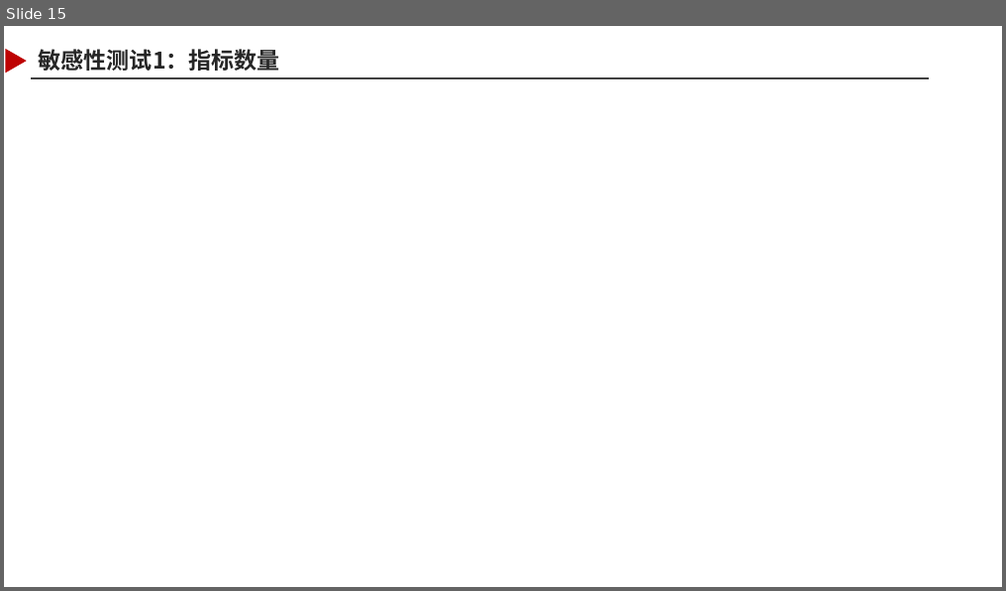
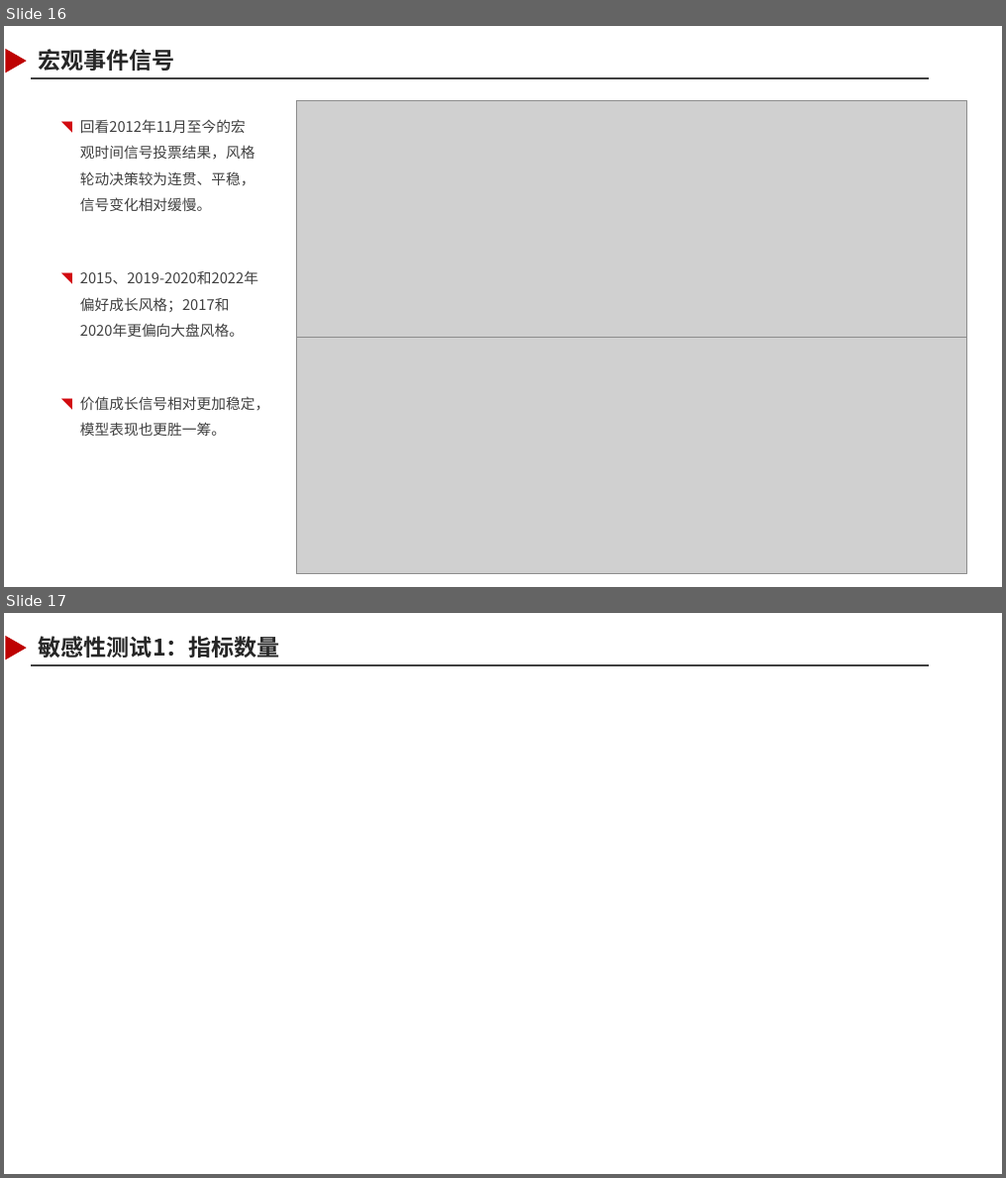
Before and after one commit to Fredy518/macroStrategy, a slide deck: 基金专题报告_ETF系列报告（三）：宏观风格轮动模型_吴皓.pptx. Shown one above the other, each under a label of ours: slide 15 before the commit, slides 16 and 17 after it. The pictures are 1006x591 and 1006x1178 pixels, drawn with LibreOffice and Linux fonts; fonts in the diff are those of the drawing; grey boxes stand for pictures; background and template pictures are left out. Boxes give left, top, right and bottom in pixels: in the first picture for what was removed or moved away, otherwise in the second. Text is boxed around its words. In the diff, an @@ line names an element or a change of style, - is before the commit and + after.

```diff
--- a/基金专题报告_ETF系列报告（三）：宏观风格轮动模型_吴皓.pptx
+++ b/基金专题报告_ETF系列报告（三）：宏观风格轮动模型_吴皓.pptx
@@ slide 16 added at (x1=4, y1=26, x2=1002, y2=587), background #FFFFFF; not listed: 2 template elements that a slide beside it also shows @@
@@ title added at (x1=39, y1=49, x2=175, y2=71), 22 pt, text #262626, bold @@
+宏观事件信号
@@ picture added at (x1=296, y1=101, x2=966, y2=338) @@
@@ text added at (x1=80, y1=119, x2=269, y2=436), 14 pt, text #404040 @@
+◥ 回看2012年11月至今的宏观时间信号投票结果，风格轮动决策较为连贯、平稳，信号变化相对缓慢。
+◥ 2015、2019-2020和2022年偏好成长风格；2017和2020年更偏向大盘风格。
+◥ 价值成长信号相对更加稳定，模型表现也更胜一筹。
@@ picture added at (x1=296, y1=338, x2=966, y2=574) @@
@@ what was slide 15 is now slide 17 @@
```
Also in this commit, not shown: 5 slides changed, 1 other slide added, 6 other files.
